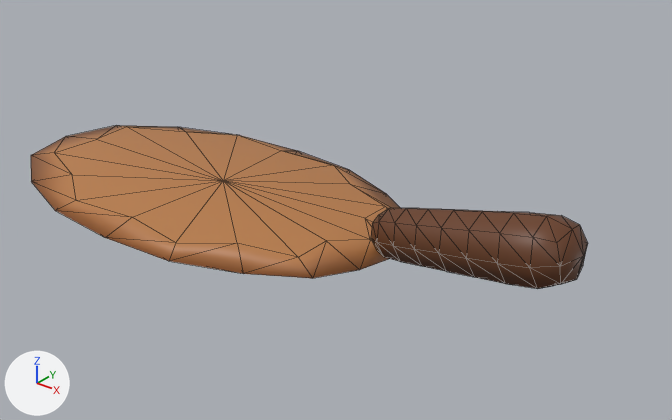
The glTF model models/bellows_top.glb, before and after one commit.
Camera for both pictures: a 50 mm lens placed at (0.937, -0.603, 0.451), pointed at (0.437, 0.022, 0.063). The axes (+X, +Y, +Z) are drawn at lower left. The lights are the same throughout. The picture after the commit comes second. Mesh edges are drawn as thin lines.

The scene before the commit, as lines of its bpy script (objects in view):
```python
me_bellows_top_001 = bpy.data.meshes.new('bellows_top.001')
me_bellows_top_001.from_pydata(...)  # 130 vertices, 252 faces; spans x 0.048..0.695, y -0.137..0.137, z 0.034..0.134
me_bellows_top_001.materials.append(mat_defaultmaterial)
ob_bellows_top = bpy.data.objects.new('bellows_top', me_bellows_top_001)
ob_bellows_top.location = (0.0, 0.0, 0.0)
```
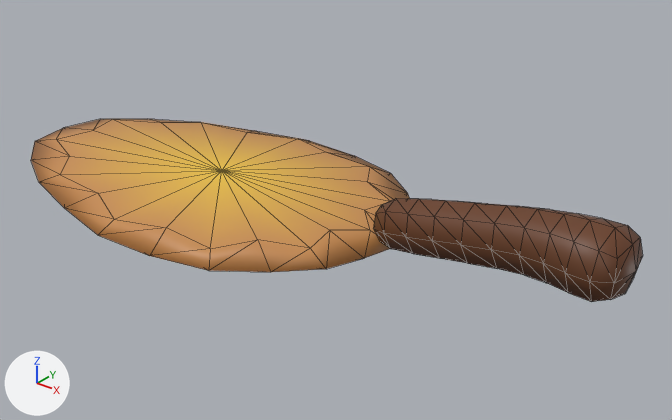
Where the change shows, as pixel boxes (x1, y1, x2, y2) in the pictures (672 x 420 px):
'bellows_top', reshaped (10% wider, 12% taller)
    before: (31, 125, 588, 289)
    after: (31, 119, 643, 302)
part 1 of me_bellows_top_001, rebuilt (24% wider, 28% taller)
    before: (371, 208, 588, 289)
    after: (373, 198, 643, 302)
part 2 of me_bellows_top_001, rebuilt
    before: (31, 125, 400, 278)
    after: (31, 119, 410, 272)

The change in detail:
me_bellows_top_001 is used by ob_bellows_top; location (0.0, 0.0, 0.0).
me_bellows_top_001 had 130 vertices, 252 faces and spanned x 0.048..0.695, y -0.137..0.137, z 0.034..0.134.
me_bellows_top_001 now has 158 vertices, 308 faces and spans x 0.045..0.736, y -0.149..0.149, z 0.044..0.142.
me_bellows_top_001 part 1: the loose piece of 74 vertices spanning x 0.503..0.695, y -0.033..0.033, z 0.052..0.134 is rebuilt with 90 vertices and now spans x 0.504..0.736, y -0.036..0.036, z 0.062..0.142.
me_bellows_top_001 part 2: the loose piece of 56 vertices spanning x 0.048..0.521, y -0.137..0.137, z 0.034..0.066 is rebuilt with 68 vertices and now spans x 0.045..0.521, y -0.149..0.149, z 0.044..0.076.
